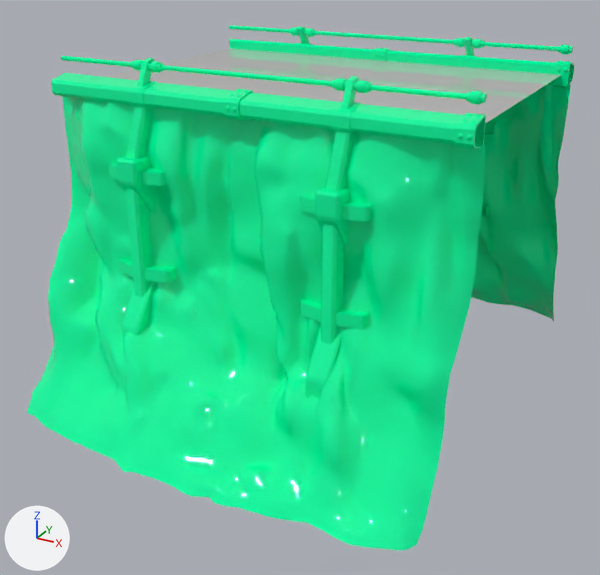
The FBX model Assets/Game/Art/Environment/Tracks/World_2/Geometry/Track_01.fbx: old version first, new version second.
Rendered twice from a 50 mm camera at (28.6, -55.4, 10.6) aimed at (-0.3, -2.7, -15.8). Every picture has the same lights, and +X, +Y and +Z are marked at lower left. The picture after the commit comes second. Objects named as collision shapes, trigger or cutter boxes, shadow casters or lower levels of detail are left out. Where no turn or scale is listed for an object, it has been applied to the vertices.

The older version as bpy lines, for what is in view:
```python
me_mesh = bpy.data.meshes.new('Mesh')
me_mesh.from_pydata(...)  # 7720 vertices, 14076 faces; spans x -15.8..15.8, y -20.2..20.2, z -23.7..2.3
me_mesh.materials.append(mat_m_side)  # green #00ffa4
me_mesh_001 = bpy.data.meshes.new('Mesh.001')
me_mesh_001.from_pydata([(-15.0, -11.0, 0.0), (15.0, -11.0, 0.0), (-15.0, 11.0, 0.0), (15.0, 11.0, 0.0)], [], [(1, 3, 2, 0)])
me_mesh_001.materials.append(mat_m_road)  # grey #bcbcbc
ob_road_001 = bpy.data.objects.new('Road_001', me_mesh_001)
ob_road_001.location = (0.0, 0.0, 0.0)
ob_side_rock_001 = bpy.data.objects.new('Side_Rock_001', me_mesh)
ob_side_rock_001.location = (0.0, 0.0, 0.0)
```
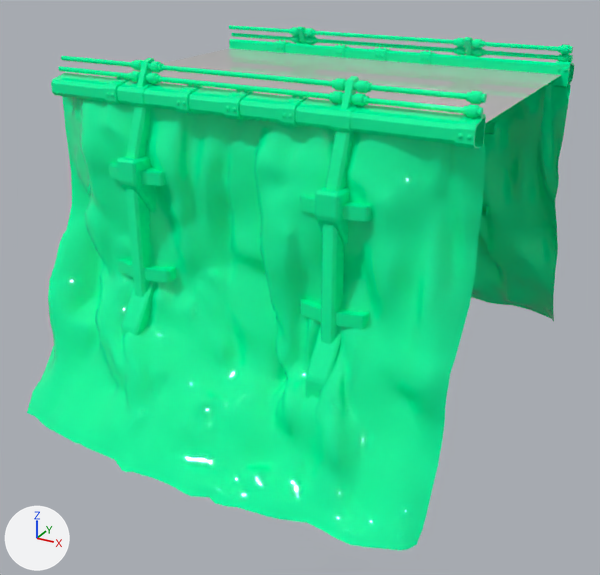
Edits to the bpy script that builds the scene:
```text
Change me_mesh:
    used by ob_side_rock_001; location = (0.0, 0.0, 0.0)
    remove me_mesh.from_pydata(...)  # 7720 vertices, 14076 faces; spans x -15.8..15.8, y -20.2..20.2, z -23.7..2.3
    add me_mesh.from_pydata(...)  # 10328 vertices, 18256 faces; spans x -15.8..15.8, y -20.2..20.2, z -23.7..2.3
    me_mesh part 1: the loose piece of 32 vertices spanning x -0.5..0.5, y -12.2..-10.4, z -1.0..0.9 is copied, and the copy is moved by (4.0, 0.0, 0.0); it spans x 3.5..4.5, y -12.2..-10.4, z -1.0..0.9
    me_mesh part 2: the loose piece of 32 vertices spanning x -0.5..0.5, y 10.4..12.2, z -1.0..0.9 is copied, and the copy is moved by (4.0, 0.0, 0.0); it spans x 3.5..4.5, y 10.4..12.2, z -1.0..0.9
    me_mesh part 3: the loose piece of 16 vertices spanning x -6.3..6.3, y 10.6..10.9, z 1.7..2.0 is copied, and the copy is mirrored in y about its middle, then moved by (0.0, -21.8, -0.7); it spans x -6.3..6.3, y -11.2..-10.9, z 1.0..1.3
    me_mesh part 4: the loose piece of 112 vertices spanning x 14.5..15.5, y -11.1..-10.4, z 1.5..2.2 is copied, and the copy is moved by (0.0, -0.4, -0.7); it spans x 14.5..15.5, y -11.4..-10.7, z 0.8..1.5
    me_mesh part 5: the loose piece of 16 vertices spanning x 8.7..15.0, y 10.6..10.9, z 1.7..2.0 is copied, and the copy is mirrored in x about its middle, then moved by (0.0, 0.3, -0.7); it spans x 8.7..15.0, y 10.9..11.2, z 1.0..1.3
    me_mesh part 6: the loose piece of 16 vertices spanning x -15.0..-8.7, y 10.6..10.9, z 1.7..2.0 is copied, and the copy is mirrored in x about its middle, then moved by (0.0, 0.3, -0.7); it spans x -15.0..-8.7, y 10.9..11.2, z 1.0..1.3
    me_mesh part 7: the loose piece of 32 vertices spanning x -0.5..0.5, y -12.2..-10.4, z -1.0..0.9 is copied, and the copy is moved by (-3.8, 0.0, 0.0); it spans x -4.3..-3.3, y -12.2..-10.4, z -1.0..0.9
    me_mesh part 8: 1040 vertices added at x -10.1..15.5, y 10.3..12.3, z -1.0..1.5
    me_mesh part 9: 497 vertices added at x -15.0..-3.4, y -12.3..-10.3, z -1.0..1.5
    me_mesh part 10: 240 vertices added at x 6.3..15.0, y -11.4..-10.7, z 0.8..1.5
    other edits to the shape of me_mesh do not show in these pictures
```

What differs and where, as boxes (x1, y1, x2, y2) in the pictures (600 x 575 px):
part 1 of me_mesh, added (green): after (280, 95, 308, 127)
part 2 of me_mesh, added: after (419, 51, 436, 64)
part 3 of me_mesh, added (green): after (158, 76, 329, 99)
part 4 of me_mesh, added: after (463, 104, 484, 118)
part 5 of me_mesh, added: after (484, 50, 558, 60)
part 6 of me_mesh, added: after (231, 33, 291, 41)
part 7 of me_mesh, added: after (175, 85, 203, 114)
part 8 of me_mesh, added (green): after (275, 36, 573, 62)
part 9 of me_mesh, added (green): after (58, 66, 186, 106)
part 10 of me_mesh, added (green): after (328, 91, 464, 113)
